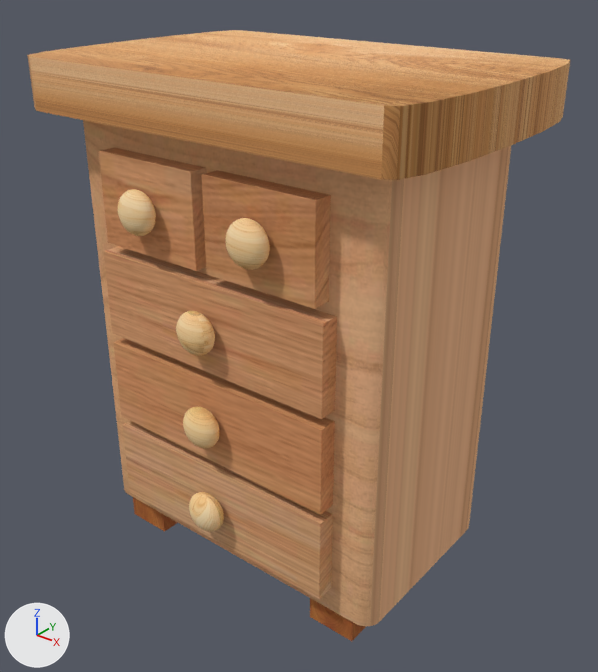
An edit to the OBJ model ProyectoFinal/ProyectoFinal/Models/CasaCompleta/Cajonera.obj, drawn before and after from the same camera.
Both versions are drawn from a 50 mm camera at (3.205, 1.582, 1.79) aimed at (1.977, 3.118, 0.838). Lighting does not change. The marker at lower left points along +X, +Y and +Z. Where no turn or scale is listed for an object, it has been applied to the vertices. Vertices at the same position are counted once.

The first picture shows 'Cajonera'.
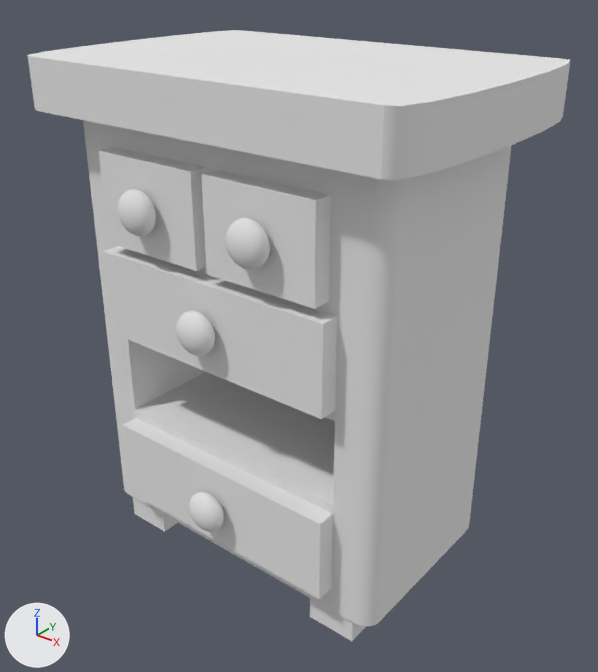
The newer file is also rescaled (x1.05), turned or shifted as a whole; pictures and numbers use the older file's frame.

Edits to the bpy script that builds the scene:
```text
Add mat_cajonera_lambert6sg2:
    mat_cajonera_lambert6sg2 = principled_material('Cajonera_lambert6SG2')
    mat_cajonera_lambert6sg2.base_color = (0.8, 0.8, 0.8)  # white #e7e7e7
    mat_cajonera_lambert6sg2.roughness = 1.0
Add mat_cajonera_lambert4sg3:
    mat_cajonera_lambert4sg3 = principled_material('Cajonera_lambert4SG3')
    mat_cajonera_lambert4sg3.base_color = (0.8, 0.8, 0.8)  # white #e7e7e7
    mat_cajonera_lambert4sg3.roughness = 1.0
Add mat_cajonera_lambert5sg2:
    mat_cajonera_lambert5sg2 = principled_material('Cajonera_lambert5SG2')
    mat_cajonera_lambert5sg2.base_color = (0.8, 0.8, 0.8)  # white #e7e7e7
    mat_cajonera_lambert5sg2.roughness = 1.0
Add mat_cajonera_lambert3sg3:
    mat_cajonera_lambert3sg3 = principled_material('Cajonera_lambert3SG3')
    mat_cajonera_lambert3sg3.base_color = (0.8, 0.8, 0.8)  # white #e7e7e7
    mat_cajonera_lambert3sg3.roughness = 1.0
Add mat_cajonera_lambert2sg3:
    mat_cajonera_lambert2sg3 = principled_material('Cajonera_lambert2SG3')
    mat_cajonera_lambert2sg3.base_color = (0.8, 0.8, 0.8)  # white #e7e7e7
    mat_cajonera_lambert2sg3.roughness = 1.0
Change me_cajonera:
    used by ob_cajonera; location = (0.0, 0.0, 0.0)
    remove me_cajonera.from_pydata(...)  # 1546 vertices, 3020 faces; spans x 1.399..2.502, y 2.74..3.496, z 0.208..1.536
    add me_cajonera.from_pydata(...)  # 1278 vertices, 2474 faces; spans x 1.399..2.502, y 2.74..3.496, z 0.208..1.536
    me_cajonera part 1: the loose piece of 274 vertices spanning x 1.898..2.004, y 2.74..2.803, z 0.662..0.769 is deleted
    me_cajonera part 2
    8 vertices are removed from x 1.609..2.293, y 2.801..2.869, z 0.603..0.828
    14 faces are deleted
    14 vertices are added at x 1.609..2.293, y 2.849..3.395, z 0.603..0.828
    10 new faces join them, mat_cajonera_lambert4sg3 (white #e7e7e7)
    2 new faces join them, mat_cajonera_lambert3sg3 (white #e7e7e7)
    me_cajonera part 3: 48 faces spanning x 1.609..2.293, y 2.801..2.869, z 0.35..1.333 switch from mat_cajonera_lambert4sg2 (picture img_madera3_cajonera_jpg) to mat_cajonera_lambert4sg3 (white #e7e7e7)
    me_cajonera part 4: 48 faces spanning x 1.547..2.354, y 2.857..3.381, z 0.208..0.296 switch from mat_cajonera_lambert6sg (picture img_madera5_cajonera_jpg) to mat_cajonera_lambert6sg2 (white #e7e7e7)
    me_cajonera part 5: 2176 faces spanning x 1.73..2.172, y 2.74..2.803, z 0.409..1.274 switch from mat_cajonera_lambert5sg (picture img_madera4_cajonera_jpg) to mat_cajonera_lambert5sg2 (white #e7e7e7)
    me_cajonera part 6: 122 faces spanning x 1.492..2.41, y 2.849..3.41, z 0.281..1.487 switch from mat_cajonera_lambert3sg2 (picture img_madera2_cajonera_jpg) to mat_cajonera_lambert3sg3 (white #e7e7e7)
    me_cajonera part 7: 68 faces spanning x 1.399..2.502, y 2.763..3.496, z 1.411..1.536 switch from mat_cajonera_lambert2sg2 (picture img_madera1_cajonera_jpg) to mat_cajonera_lambert2sg3 (white #e7e7e7)
```

Changed parts and their boxes (x1, y1, x2, y2) in the pictures (598 x 672 px; the box of a moved part takes in the faces that stretch with it):
part 1 of me_cajonera, deleted (beige)
    before: (183, 407, 219, 448)
part 2 of me_cajonera, moved or reshaped
    both: (87, 121, 371, 623)
part 3 of me_cajonera, recoloured (brown to grey)
    both: (98, 147, 337, 599)
part 4 of me_cajonera, recoloured (brown to grey)
    both: (133, 497, 366, 641)
part 5 of me_cajonera, recoloured (beige to white)
    both: (118, 189, 270, 532)
part 6 of me_cajonera, recoloured (brown to grey)
    both: (83, 120, 512, 626)
part 7 of me_cajonera, recoloured (orange to grey)
    both: (27, 30, 570, 180)
